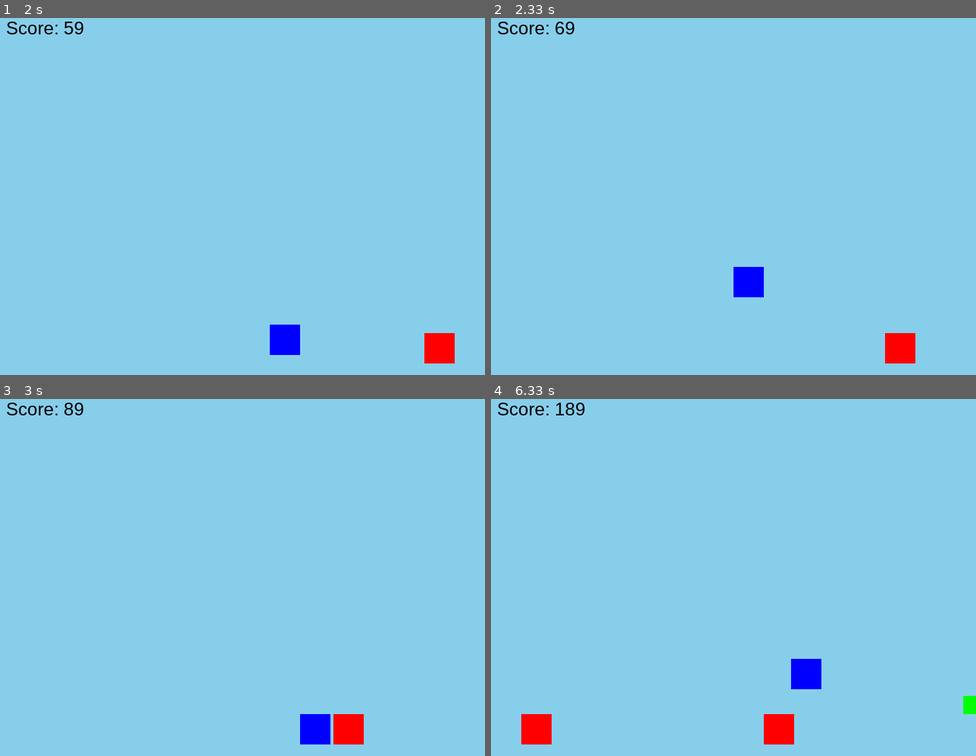
Above: before the commit, frames 1-4 (two rows, left to right).
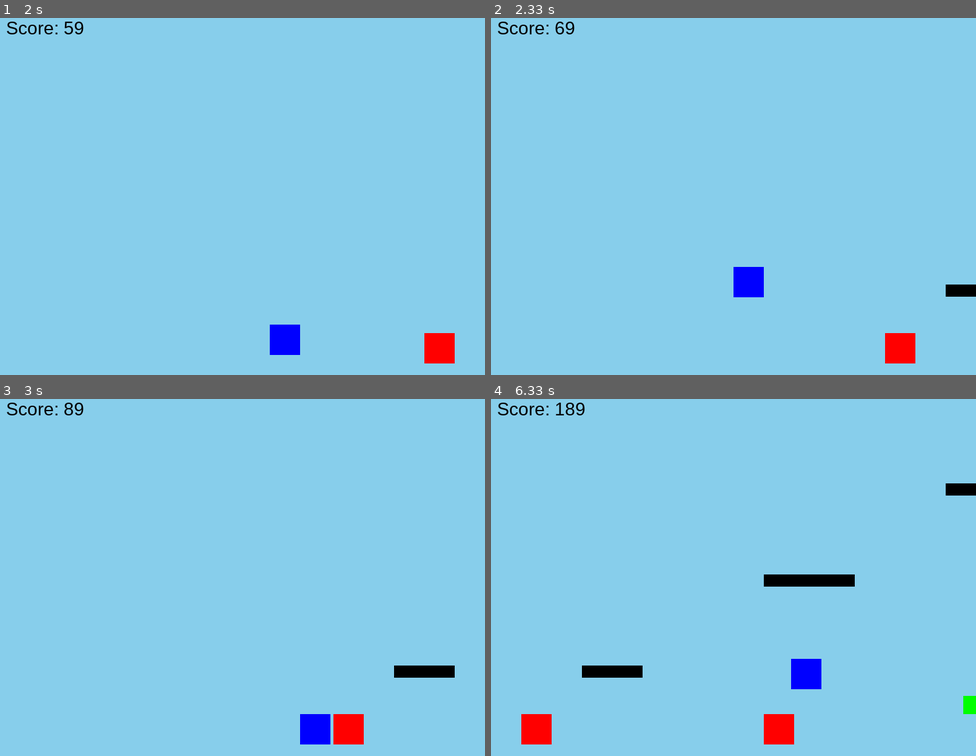
Above: after the commit, the same moments.

Repository: jakob07ffm/pygame-platformer
Game: pygame game, started from main.py
The game is run twice, just before and just after one commit, with the same random seed, the same clock (stepped at 60 frames per second) and the same inputs.
Inputs:
- Up to frame 1 (2 s): hold D 0.33-0.8 s; hold D 0.83-1.3 s; tap Space at 0.9, 1.2, 1.4, 1.7, 1.97 s; hold A 1.33-1.87 s; hold A from 1.9 s (still down)
- Up to frame 2 (2.33 s): tap Space at 2.27 s; release A at 2.3 s
- Up to frame 3 (3 s): hold D 2.33-2.97 s; tap Space at 2.4, 2.7 s
- Up to frame 4 (6.33 s): hold A 3-3.47 s; tap Space at 3.07, 3.37, 3.57, 3.87, 4.07, 4.37, 4.57, 4.87, 5.13, 5.43, 5.57, 5.87, 6.23 s; hold D 3.5-3.97 s; hold D 4-4.47 s; hold A 4.5-5.03 s; hold A 5.07-5.47 s; hold D 5.5-6.13 s; hold A from 6.17 s (still down)

Frame 1 is identical in both runs. In frame 2, 0.2% of the frame differs, in the area x 93-100%, y 74-79%; in frame 3, 0.4%; in frame 4, 1.3%, in the area x 18-100%, y 23-79%.

Commit message:
Update main.py

Diff:
--- a/main.py
+++ b/main.py
@@ -35,6 +35,13 @@
     [WIDTH + 1000, HEIGHT - 70, 50, 50],
 ]
 
+# Adding platforms
+platforms = [
+    [WIDTH + 300, HEIGHT - 150, 100, 20],
+    [WIDTH + 600, HEIGHT - 300, 150, 20],
+    [WIDTH + 900, HEIGHT - 450, 120, 20],
+]
+
 power_ups = []
 power_up_size = 30
 power_up_effect_duration = 0
@@ -67,6 +74,10 @@
 def draw_obstacles():
     for obstacle in obstacles:
         pygame.draw.rect(win, RED, obstacle)
+
+def draw_platforms():
+    for platform in platforms:
+        pygame.draw.rect(win, BLACK, platform)
 
 def draw_power_ups():
     for power_up in power_ups:
@@ -135,6 +146,17 @@
                     player_jump_count = 0
                 player_vel[1] = 0
 
+    # Platform collision
+    for platform in platforms:
+        platform_rect = pygame.Rect(platform[0], platform[1], platform[2], platform[3])
+        if player_rect.colliderect(platform_rect):
+            if player_vel[1] > 0 and player_rect.bottom <= platform_rect.top + 10:
+                # Colliding from the top
+                player_pos[1] = platform_rect.top - player_size
+                player_vel[1] = 0
+                player_on_ground = True
+                player_jump_count = 0
+
     # Power-up collision
     for power_up in power_ups:
         power_up_rect = pygame.Rect(power_up[0], power_up[1], power_up[2], power_up[3])
@@ -152,6 +174,13 @@
         obstacles.pop(0)
         obstacles.append(generate_obstacle())
 
+def update_platforms():
+    for platform in platforms:
+        platform[0] -= scroll_speed
+    if platforms and platforms[0][0] + platforms[0][2] < 0:
+        platforms.pop(0)
+        platforms.append([WIDTH + random.randint(200, 600), HEIGHT - random.randint(150, 450), random.randint(80, 150), 20])
+
 def update_power_ups():
     for power_up in power_ups:
         power_up[0] -= scroll_speed
@@ -180,9 +209,11 @@
     player_on_ground = check_collisions()
 
     update_obstacles()
+    update_platforms()
     update_power_ups()
 
     draw_obstacles()
+    draw_platforms()
     draw_power_ups()
     draw_player()
     draw_score()
